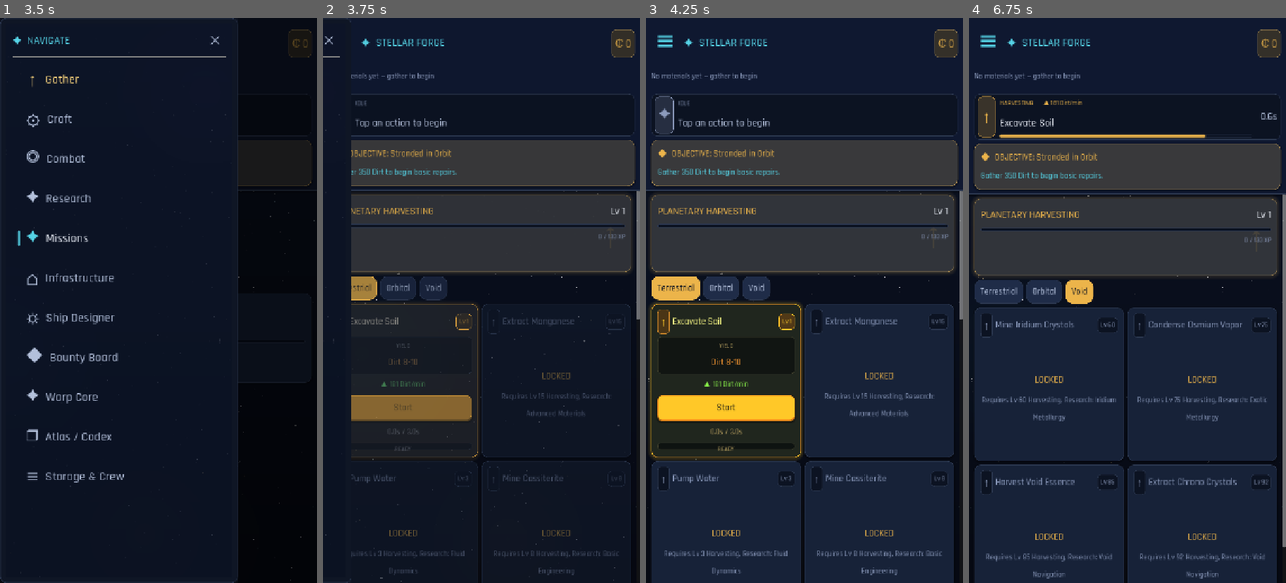
Above: before the commit, frames 1-4 (left to right).
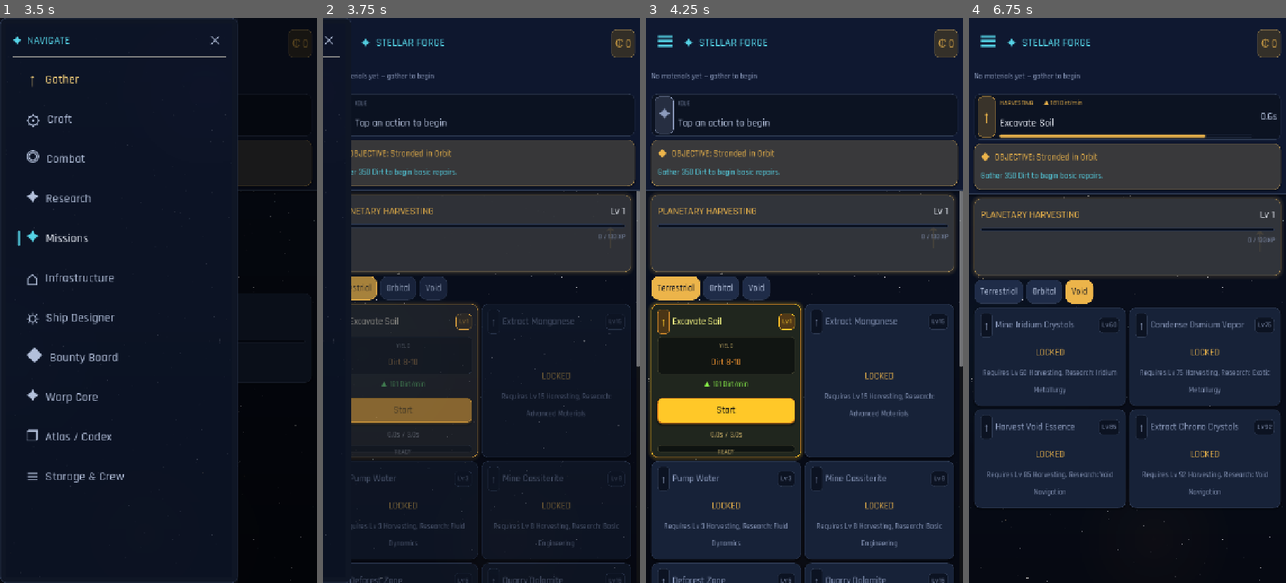
Above: after the commit, the same moments.

Repository: trakyalilter/TestMobileGame
Game: Godot game, scene res://scenes/main.tscn
Two runs of this game, one before a commit and one after it. Both use one fixed random seed, a clock stepped at 60 frames per second and the inputs below.
Inputs (mouse positions are in pixels of both pictures, inside the frame that each line leads up to):
- Up to frame 1 (3.5 s): click "☰" at 0.5 s; click "☰" at 1.25 s; click "✕" at 2 s; click "☰" at 2.75 s
- Up to frame 2 (3.75 s): click (443, 80) at 3.52 s
- Up to frame 3 (4.25 s): no input
- Up to frame 4 (6.75 s): click "Start" at 4.25 s; click "Terrestrial" at 5 s; click "Orbital" at 5.75 s; click "Void" at 6.5 s

Frame 1 is identical in both runs. In frame 2, 1.8% of the frame differs, in the area x 8-100%, y 53-100%; in frame 3, 3.2%; in frame 4, 18%, in the area x 1-100%, y 31-100%.

Commit message:
Row-equalized cards: locked and unlocked always match heights
At the bigger text scale, fixed min-heights couldn't keep locked and unlocked
cards aligned (unlocked content overflows past the floor, and even unlocked
cards differ from each other). Replace the min-height floors with per-row
equalization (the approach already proven on enemy cards): every grid card
stretches vertically to its row partner, with an expanding spacer pinning the
action block (Start/Build/Buy/cost) to the card bottom and LOCKED content
centered. Applied to gather, craft, building, module shop, hull, and salvaged
gear cards. Verified: craft rows now measure [521,521] / [565,565] with mixed
lock states, gather locked rows uniform at 223, page scrolling intact.

https://claude.ai/code/session_01GUAm67mj5mAEoyJTAWupry

Diff:
--- a/scripts/ui/main.gd
+++ b/scripts/ui/main.gd
@@ -925,7 +925,10 @@
 func _gather_card(id: String, a: Dictionary) -> Control:
 	var unlocked := GameState.meets_requirements(a, "harvesting")
 	var active := (GameState.active_type == "gather" and GameState.active_id == id)
-	var v := _card(GOLD, unlocked or active, 348)
+	var v := _card(GOLD, unlocked or active)
+	# Rows self-equalize: every card stretches to its row partner's height with
+	# the controls pinned to the bottom — locked and unlocked always align.
+	v.get_parent().size_flags_vertical = Control.SIZE_EXPAND_FILL
 	v.get_parent().set_meta("coach_id", id)
 	_card_head(v, "↑", a["name"], "Lv %d" % int(a.get("level_req", 1)), GOLD, unlocked)
 	if unlocked:
@@ -933,6 +936,9 @@
 		var rt := GameState.rate_text("gather", id)
 		if rt != "":
 			_clbl(v, rt, 10, GREEN)
+		var fill := Control.new()
+		fill.size_flags_vertical = Control.SIZE_EXPAND_FILL
+		v.add_child(fill)
 		_action_controls(v, "gather", id, active, GOLD)
 	else:
 		_locked(v, a, "harvesting")
@@ -960,7 +966,8 @@
 	var unlocked := GameState.meets_requirements(r, "fabrication")
 	var active := (GameState.active_type == "craft" and GameState.active_id == id)
 	var affordable := GameState.can_afford(r.get("inputs", {}))
-	var v := _card(CYAN, unlocked or active, 364)
+	var v := _card(CYAN, unlocked or active)
+	v.get_parent().size_flags_vertical = Control.SIZE_EXPAND_FILL
 	v.get_parent().set_meta("coach_id", id)
 	_card_head(v, "⚙", r["name"], "Lv %d" % int(r.get("level_req", 1)), CYAN, unlocked)
 	if unlocked:
@@ -983,6 +990,9 @@
 		var rt := GameState.rate_text("craft", id)
 		if rt != "":
 			_clbl(v, rt, 10, GREEN)
+		var fill := Control.new()
+		fill.size_flags_vertical = Control.SIZE_EXPAND_FILL
+		v.add_child(fill)
 		if active or affordable:
 			_action_controls(v, "craft", id, active, CYAN)
 		else:
@@ -1342,6 +1352,7 @@
 	var unlocked := GameState.building_unlocked(bid)
 	var count := GameState.building_count(bid)
 	var v := _card(BUILD, unlocked or count > 0)
+	v.get_parent().size_flags_vertical = Control.SIZE_EXPAND_FILL
 	v.get_parent().set_meta("coach_id", bid)
 	_card_head(v, "⌂", d["name"], "x%d" % count, BUILD, unlocked)
 	if not unlocked:
@@ -1386,6 +1397,9 @@
 		plus.pressed.connect(func() -> void: GameState.set_throttle(bid, th + 0.25))
 		trow.add_child(plus)
 		v.add_child(trow)
+	var bfill := Control.new()
+	bfill.size_flags_vertical = Control.SIZE_EXPAND_FILL
+	v.add_child(bfill)
 	# cost
 	var maxed := d.has("max") and count >= int(d["max"])
 	if maxed:
@@ -1892,6 +1906,7 @@
 	var rcol: String = GameState.RARITY_COLOR.get(int(md.get("rarity", 0)), C_TEXT)
 	var owned := int(GameState.module_inventory.get(cid, 0))
 	var c := _card(rcol, true)
+	c.get_parent().size_flags_vertical = Control.SIZE_EXPAND_FILL
 	_card_head(c, "◆", md.get("name", cid), ("x%d" % owned) if owned > 1 else "", rcol, true)
 	_inset(c, "STATS", _module_stat_lines(md.get("stats", {})), rcol)
 	if not md.get("affixes", {}).is_empty():
@@ -1951,12 +1966,16 @@
 	var unlocked := GameState.module_unlocked(mid)
 	var owned := int(GameState.module_inventory.get(mid, 0))
 	var c := _card(CYAN, unlocked)
+	c.get_parent().size_flags_vertical = Control.SIZE_EXPAND_FILL
 	c.get_parent().set_meta("coach_id", mid)
 	_card_head(c, "▣", m.get("name", mid), ("x%d" % owned) if owned > 0 else "", CYAN, unlocked)
 	if not unlocked:
 		_locked(c, m, "combat")
 		return c.get_parent()
 	_inset(c, "STATS", _module_stat_lines(m.get("stats", {})), CYAN)
+	var mfill := Control.new()
+	mfill.size_flags_vertical = Control.SIZE_EXPAND_FILL
+	c.add_child(mfill)
 	var cost_lines := []
 	for sym in m.get("cost", {}):
 		var have: bool = GameState.credits >= int(m["cost"][sym]) if sym == "credits" else GameState.amount(sym) >= int(m["cost"][sym])
@@ -1986,6 +2005,7 @@
 	var owned := GameState.hull_owned(hid)
 	var active: bool = GameState.active_hull == hid
 	var c := _card(CYAN, unlocked or owned)
+	c.get_parent().size_flags_vertical = Control.SIZE_EXPAND_FILL
 	c.get_parent().set_meta("coach_id", hid)
 	_card_head(c, "⛭", h.get("name", hid), "T%d" % int(h.get("tier", 0)), CYAN, unlocked)
 	if not unlocked:
@@ -1996,6 +2016,9 @@
 		_line("ATK %d" % int(h.get("atk", 0)), C_WARN),
 		_line("%d slots" % (h.get("slots", []) as Array).size(), C_DIM),
 	], CYAN)
+	var hfill := Control.new()
+	hfill.size_flags_vertical = Control.SIZE_EXPAND_FILL
+	c.add_child(hfill)
 	if active:
 		c.add_child(_card_button("ACTIVE", C_MUTED, false))
 	elif owned:
